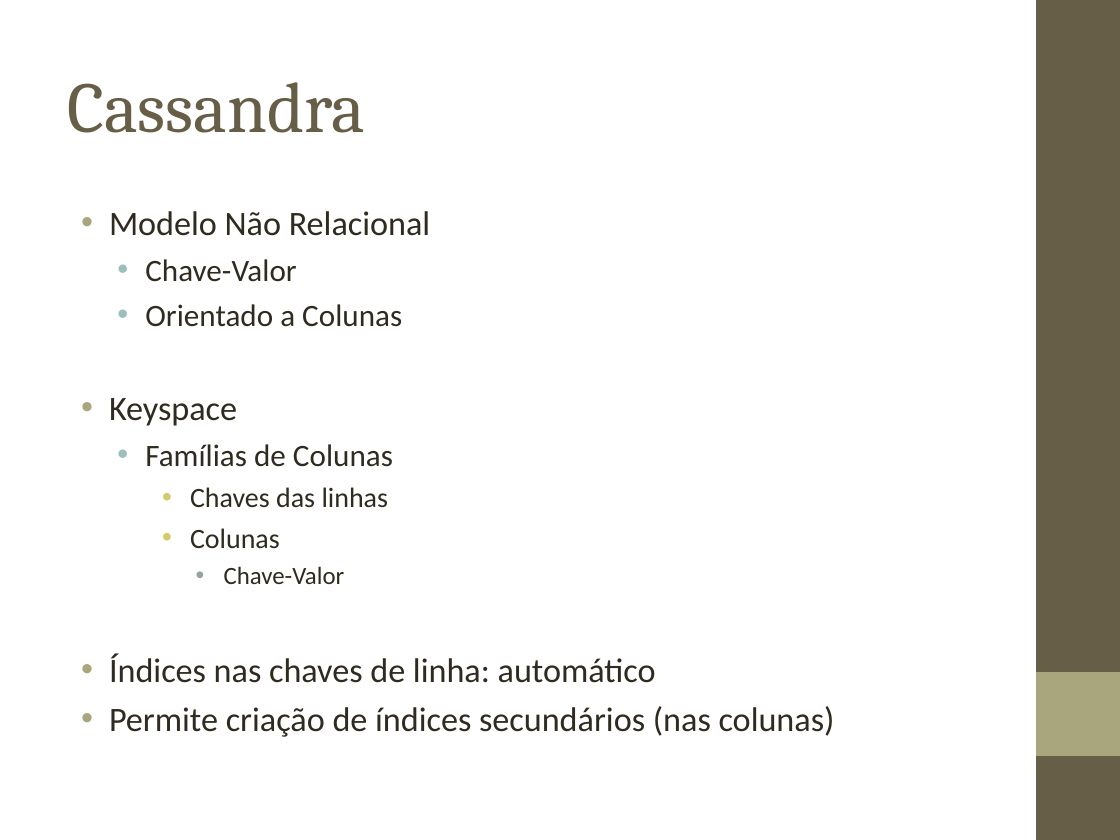
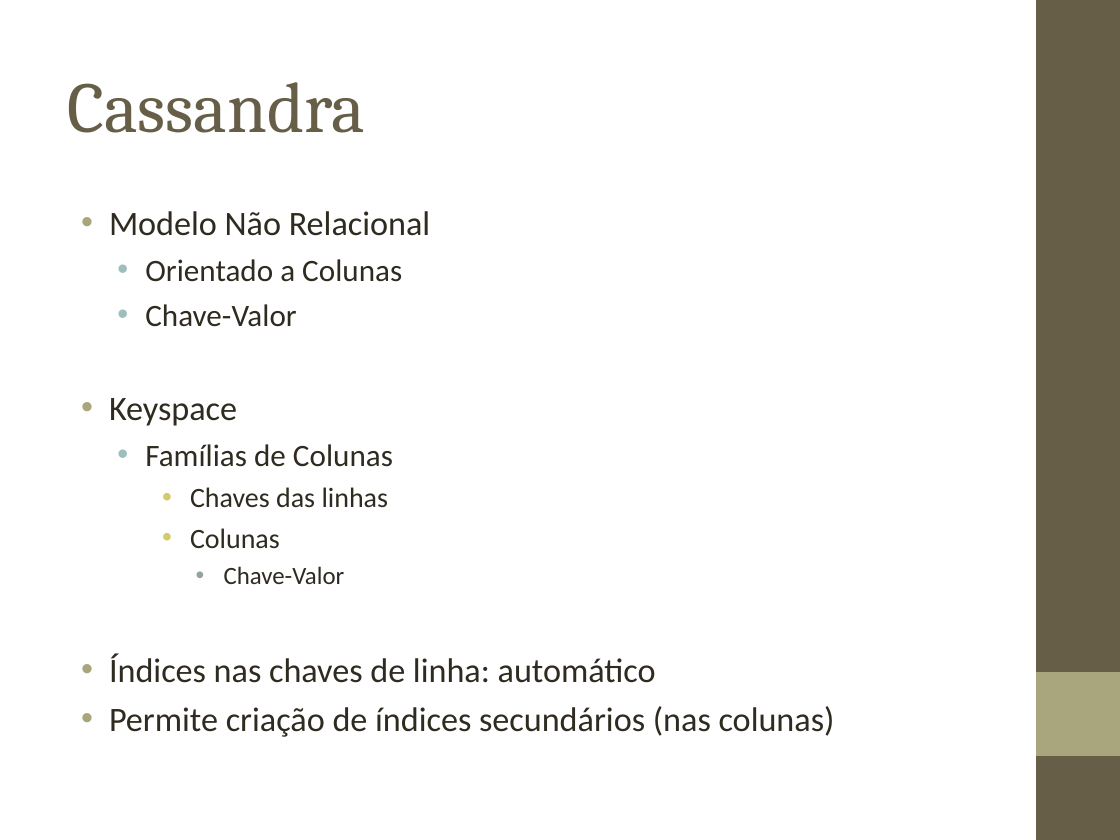
Before and after one commit to biacpaixao/Projeto_Final, a slide deck: slide 9 of apresentacao_projeto_final-v3.ppt. Drawn at 1120x840 pixels with LibreOffice and Linux fonts; fonts in the diff are those of the drawing; background and template pictures are left out. Boxes give left, top, right and bottom in pixels: in the first picture for what was removed or moved away, otherwise in the second. Text is boxed around its words. In the diff, an @@ line names an element or a change of style, - is before the commit and + after.

```diff
--- a/apresentacao_projeto_final-v3.ppt
+++ b/apresentacao_projeto_final-v3.ppt
@@ text at <box>145,259,402,282</box>: paragraph added @@
+  • Orientado a Colunas
@@ text at <box>145,304,402,327</box>: paragraph removed @@
-  • Orientado a Colunas
```
Also in this commit, not shown: 4 other slides changed.
